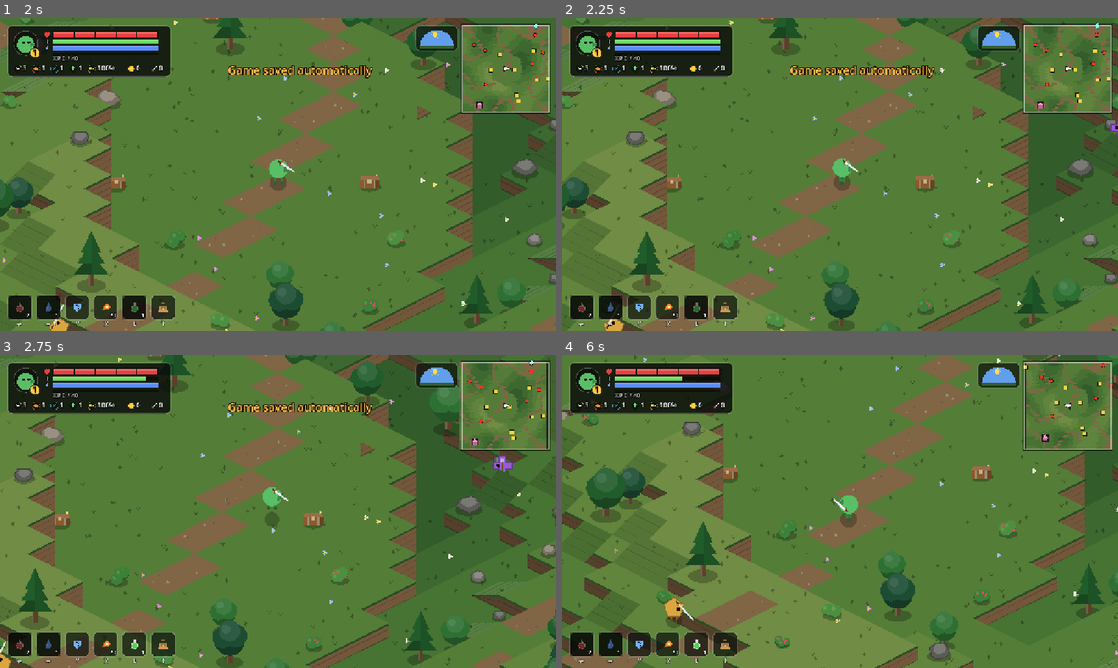
Above: before the commit, frames 1-4 (two rows, left to right).
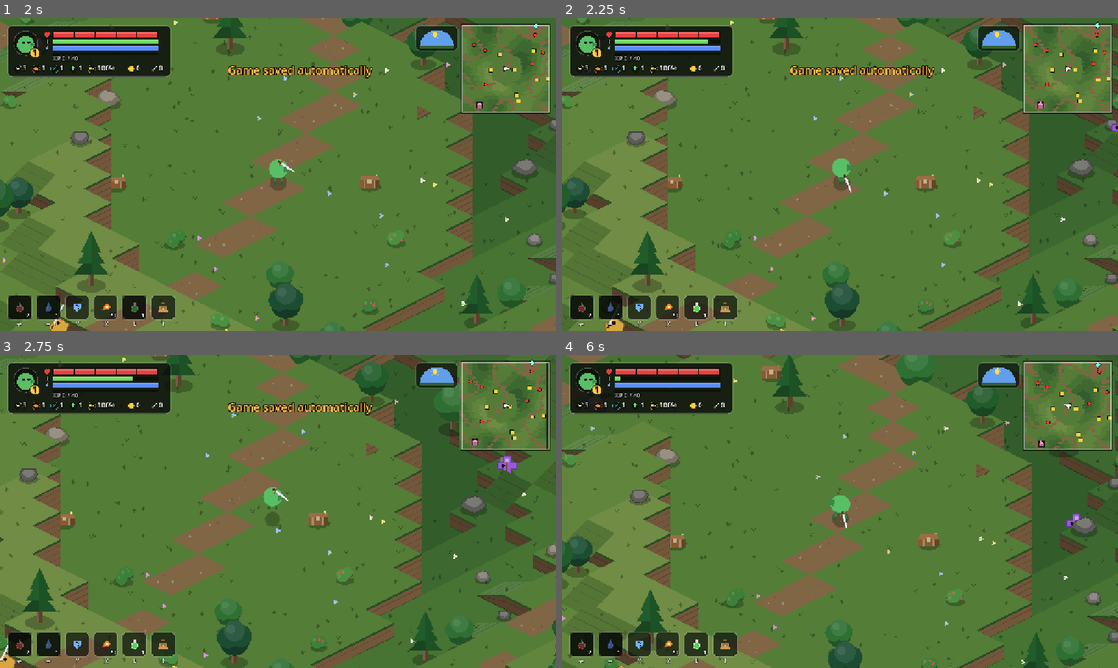
Above: after the commit, the same moments.

Repository: fdamore1984/gobelino-game
Game: Godot game, scene res://scenes/menu.tscn
Two runs of this game, one before a commit and one after it. Both use one fixed random seed, a clock stepped at 60 frames per second and the inputs below.
Inputs (mouse positions are in pixels of both pictures, inside the frame that each line leads up to):
- Up to frame 1 (2 s): click "New game" at 0.5 s; click (111, 174) at 1.27 s
- Up to frame 2 (2.25 s): tap Enter (ui_accept) at 2 s; move the mouse to (962, 158) at 2.02 s; hold D (move_right) from 2.03 s (still down); hold Middle mouse button (move_click, bound only after the commi… from 2.03 s (still down); tap E (interact) at 2.1 s; click (962, 158) at 2.17 s
- Up to frame 3 (2.75 s): keep holding D (move_right); keep holding Middle mouse button (move_click, bound only after the commi…; tap F (jump) at 2.27 s
- Up to frame 4 (6 s): release D (move_right) at 2.75 s; release Middle mouse button (move_click, bound only after the commi… at 2.75 s; drag from (728, 527) to (812, 574) at 2.77 s; move the mouse to (895, 442) at 3.52 s; press the mouse at (895, 442) at 3.53 s; hold D (move_right) 3.53-4.25 s; tap E (interact) at 3.8 s; release the mouse at (895, 442) at 4.25 s; drag from (812, 574) to (673, 464) at 4.27 s; move the mouse to (1006, 558) at 5.02 s; hold A (move_left) 5.03-5.75 s; hold Space (dodge) 5.03-5.75 s; tap F (jump) at 5.27 s; click (1006, 558) at 5.3 s; drag from (673, 464) to (756, 433) at 5.77 s

Frame 1 is identical in both runs. In frame 2, 2.6% of the frame differs, in the area x 0-100%, y 0-100%; in frame 3, 11%; in frame 4, 42%.

Commit message:
Comandi di mouse: clic sinistro attacco, centrale per camminare; suggerimento di interazione con il tasto scelto
- Input Map: l'attacco ha anche il clic sinistro (il destro resta il colpo
  potente); camminare verso il cursore (move_click) passa al clic centrale.
- Il suggerimento "Interact" mostrava sempre E / A: ora legge il tasto
  scelto dal giocatore (Keybinds); il clic sul suggerimento non è anche un
  attacco.
- Rimappatura verificata a runtime (eventi X11 veri) e dopo il riavvio:
  user://keybinds.json, caricato all'avvio da Settings, già funzionante.
- Pagina itch.io, GDD e immagini aggiornati.

Co-Authored-By: Claude Opus 5.5 <noreply@anthropic.com>
Claude-Session: https://claude.ai/code/session_01CG3rgCeRu4a7Q5xoxfNHfv

Diff:
--- a/project.godot
+++ b/project.godot
@@ -85,7 +85,7 @@
 }
 attack={
 "deadzone": 0.5,
-"events": [Object(InputEventKey,"resource_local_to_scene":fa …(366 unchanged characters)… ssure":0.0,"pressed":true,"script":null)]
+"events": [Object(InputEventKey,"resource_local_to_scene":fa …(366 unchanged characters)… ssure":0.0,"pressed":true,"script":null), Object(InputEventMouseButton,"resource_local_to_scene":false,"resource_name":"","device":-1,"window_id":0,"alt_pressed":false,"shift_pressed":false,"ctrl_pressed":false,"meta_pressed":false,"button_mask":0,"position":Vector2(0, 0),"global_position":Vector2(0, 0),"factor":1.0,"button_index":1,"canceled":false,"pressed":false,"double_click":false,"script":null)]
 }
 parry={
 "deadzone": 0.5,
@@ -153,5 +153,5 @@
 }
 move_click={
 "deadzone": 0.5,
-"events": [Object(InputEventMouseButton,"resource_local_to_s …(202 unchanged characters)… ctor2(0, 0),"factor":1.0,"button_index":1,"canceled":false,"pressed":false,"double_click":false,"script":null)]
+"events": [Object(InputEventMouseButton,"resource_local_to_s …(202 unchanged characters)… ctor2(0, 0),"factor":1.0,"button_index":3,"canceled":false,"pressed":false,"double_click":false,"script":null)]
 }
--- a/scripts/interact_prompt.gd
+++ b/scripts/interact_prompt.gd
@@ -1,8 +1,8 @@
 class_name InteractPrompt
 extends Button
 ## Suggerimento sopra l'elemento con cui si può interagire (cassa, mercante,
-## totem, caverna, scala, uscita): il tasto (A sul controller, E sulla
-## tastiera) e "Interact". Toccandolo (o cliccandolo) si interagisce
+## totem, caverna, scala, uscita): il tasto scelto per interagire (A sul
+## controller, E sulla tastiera se non cambiati) e "Interact". Toccandolo (o cliccandolo) si interagisce
 ## (segnale activated): non mentre il gioco è in pausa né nel frame in cui
 ## si chiude un menù, così il tocco che chiude la pausa non interagisce.
 
@@ -34,6 +34,12 @@
 	pressed.connect(_on_pressed)
 
 
+## Il clic sul suggerimento non è anche un attacco (clic sinistro).
+func _gui_input(event: InputEvent) -> void:
+	if event is InputEventMouseButton and event.is_pressed():
+		UiNav.consume(event)
+
+
 func _on_pressed() -> void:
 	if visible and not get_tree().paused and not UiNav.just_consumed():
 		activated.emit()
@@ -54,7 +60,8 @@
 	var controller := not Input.get_connected_joypads().is_empty()
 	var key := Vector2(PANEL_SIZE.y / 2.0 + 2.0, PANEL_SIZE.y / 2.0)
 	Shapes.disc(self, key, KEY_RADIUS, COLOR_BUTTON_A if controller else COLOR_KEY)
-	var letter := "A" if controller else "E"
+	# Il tasto scelto dal giocatore (vedi Keybinds), non quello predefinito.
+	var letter := Keybinds.primary("interact", "controller" if controller else "keyboard", true)
 	draw_string(font, key + Vector2(-KEY_RADIUS, 6.5), letter, HORIZONTAL_ALIGNMENT_CENTER, KEY_RADIUS * 2.0, FONT_SIZE,
 			Color.WHITE if controller else Color(0.1, 0.1, 0.1))
 	draw_string(font, Vector2(key.x + KEY_RADIUS + 8.0, PANEL_SIZE.y / 2.0 + 6.5), tr("INTERACT"), HORIZONTAL_ALIGNMENT_LEFT, -1, FONT_SIZE, COLOR_TEXT)
--- a/scripts/player.gd
+++ b/scripts/player.gd
@@ -40,8 +40,8 @@
 ## Ogni colpo potente consuma mana finché si tiene premuto (HEAVY_CHARGE_MANA):
 ## senza mana la carica si interrompe. Lo slam aereo caricato fa fluttuare a
 ## mezz'aria, consuma anche vigore ed espone a dardi e frecce.
-## Col mouse: clic sinistro (move_click) per camminare verso il cursore,
-## destro per il colpo potente verso il cursore (vedi _unhandled_input).
+## Col mouse: clic sinistro per attaccare e destro per il colpo potente
+## verso il cursore, centrale (move_click) per camminarci (vedi _unhandled_input).
 ## Sconfiggere nemici dà esperienza; a ogni livello aumentano i danni
 ## base e si sceglie un potenziamento.
 
@@ -258,11 +258,11 @@
 const HEAVY_CHARGE_MANA := 20.0
 const COLOR_CHARGE_GLOW := Color(0.55, 0.8, 1.0)
 
-## Mouse: il tasto di "move_click" (sinistro) fa camminare verso il punto
+## Mouse: il tasto di "move_click" (centrale) fa camminare verso il punto
 ## del terreno sotto il cursore (tenendolo premuto lo si segue); ci si ferma
 ## entro CLICK_ARRIVE_DISTANCE o se si resta bloccati per CLICK_STUCK_TIME.
-## Gli attacchi partiti con un tasto del mouse (il destro è il colpo
-## potente) vanno verso il cursore.
+## Gli attacchi partiti con un tasto del mouse (il sinistro è l'attacco,
+## il destro il colpo potente) vanno verso il cursore.
 const CLICK_ARRIVE_DISTANCE := 10.0
 const CLICK_STUCK_TIME := 0.4
 
Binary file changed: store/itch/cover_en.png
Binary file changed: store/itch/en_10_controls.png
Binary file changed: store/itch/en_11_cave.png
Binary file changed: store/itch/en_12_dungeon.png
Binary file changed: store/itch/en_13_map.png
Binary file changed: store/itch/en_14_air_charge.png
Binary file changed: store/itch/en_15_options.png
Binary file changed: store/itch/en_1_combat.png
Binary file changed: store/itch/en_2_parry.png
Binary file changed: store/itch/en_3_level_up.png
Binary file changed: store/itch/en_5_challenge.png
Binary file changed: store/itch/en_6_inventory.png
(and 5 more such lines)
